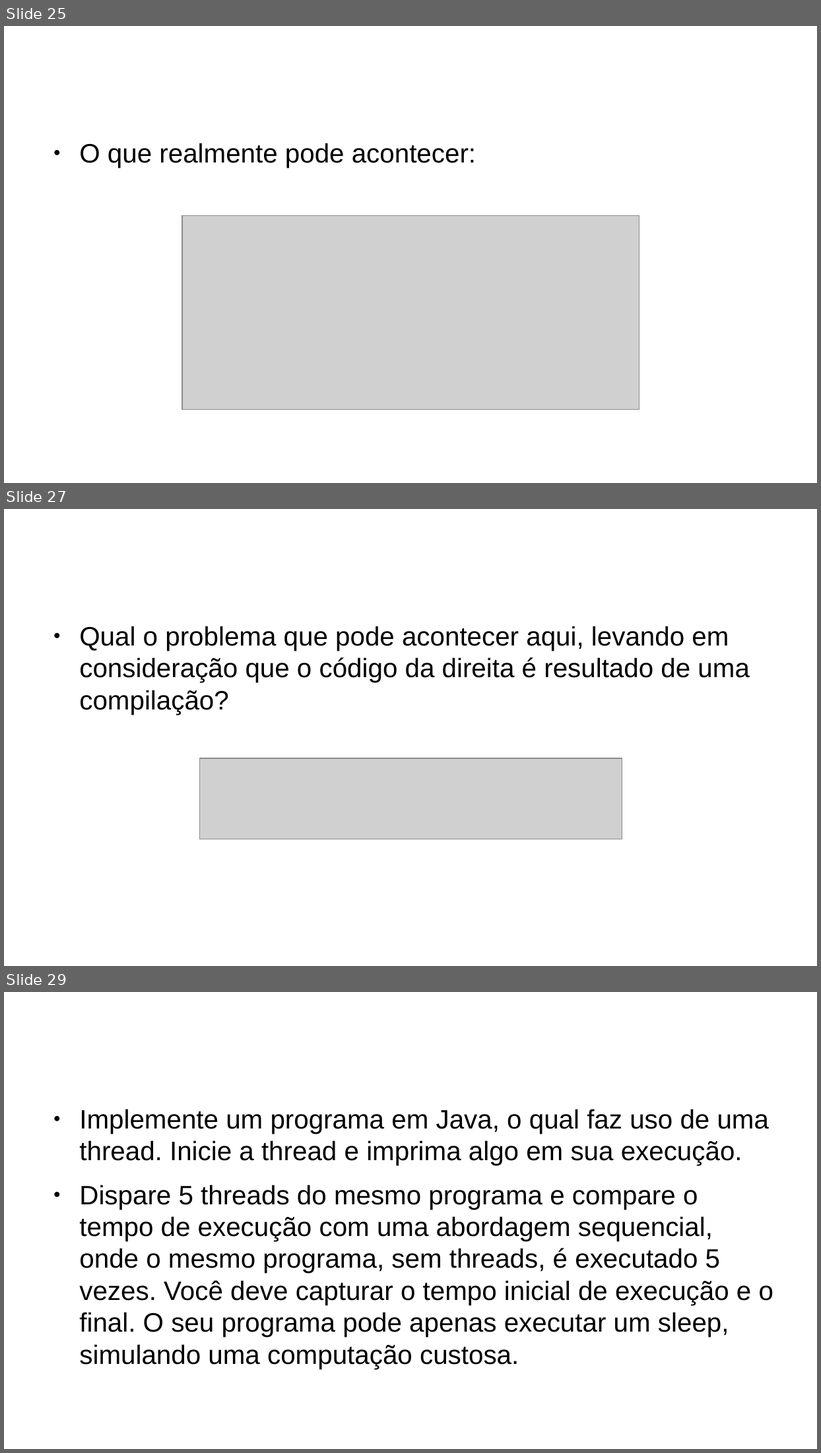
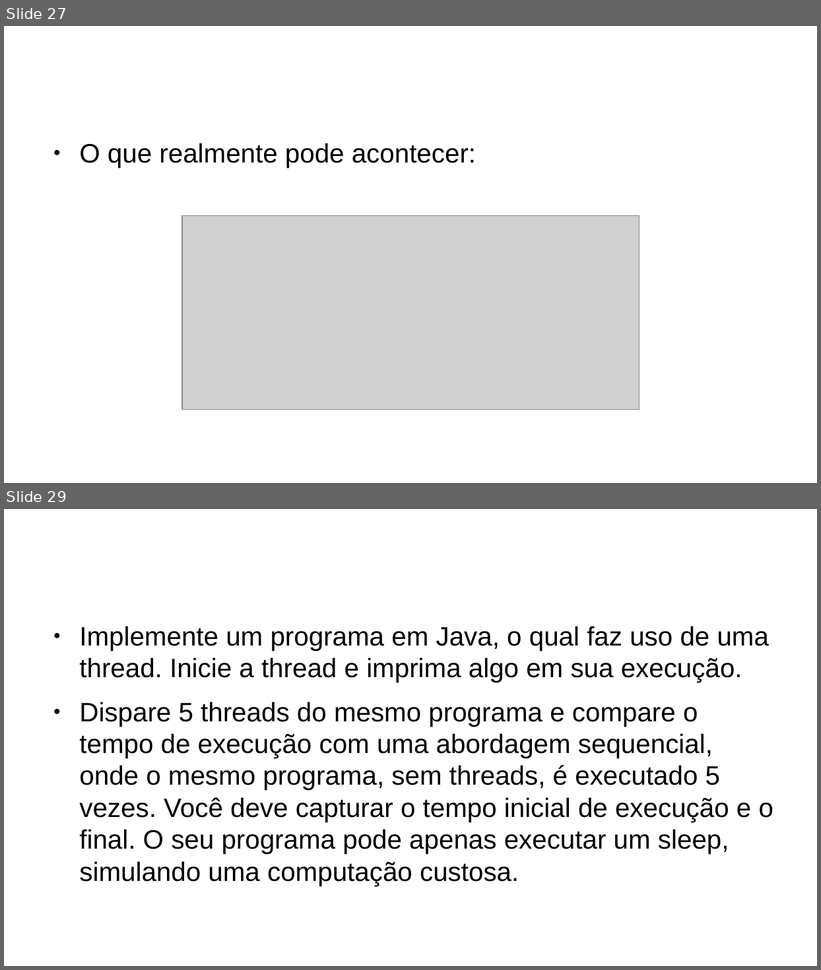
Before and after one commit to jeffersoncarvalho/DSC-2020_1, a slide deck: slides/tutorial/aula01.odp. Shown one above the other, each under a label of ours: slides 25, 27 and 29 before the commit, slides 27 and 29 after it; the slides between them are not shown. The pictures are 821x1453 and 821x970 pixels, drawn with LibreOffice and Linux fonts; fonts in the diff are those of the drawing; grey boxes stand for pictures; background and template pictures are left out. Boxes give left, top, right and bottom in pixels: in the first picture for what was removed or moved away, otherwise in the second. Text is boxed around its words. In the diff, an @@ line names an element or a change of style, - is before the commit and + after.

```diff
--- a/slides/tutorial/aula01.odp
+++ b/slides/tutorial/aula01.odp
@@ slide 27 removed at [4,509,817,966], background #FFFFFF @@
@@ title removed at [44,527,611,602] @@
-Desafios
@@ text removed at [79,626,749,715] @@
-● Qual o problema que pode acontecer aqui, levando em consideração que o código da direita é resultado de uma compilação?
@@ picture removed at [199,758,622,839] @@
@@ what was slide 25 is now slide 27 @@
```
Also in this commit, not shown: 4 slides changed, 2 slides added, 1 other slide removed, 26 other files.
